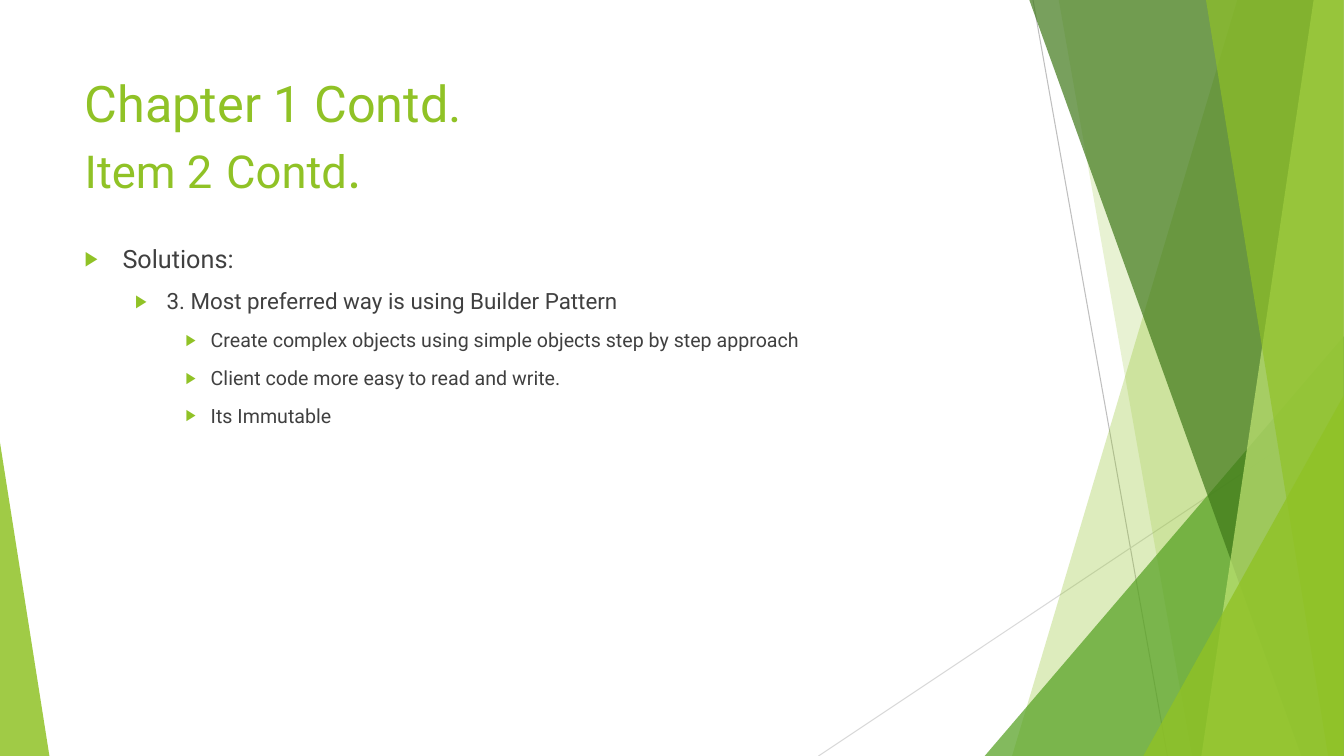
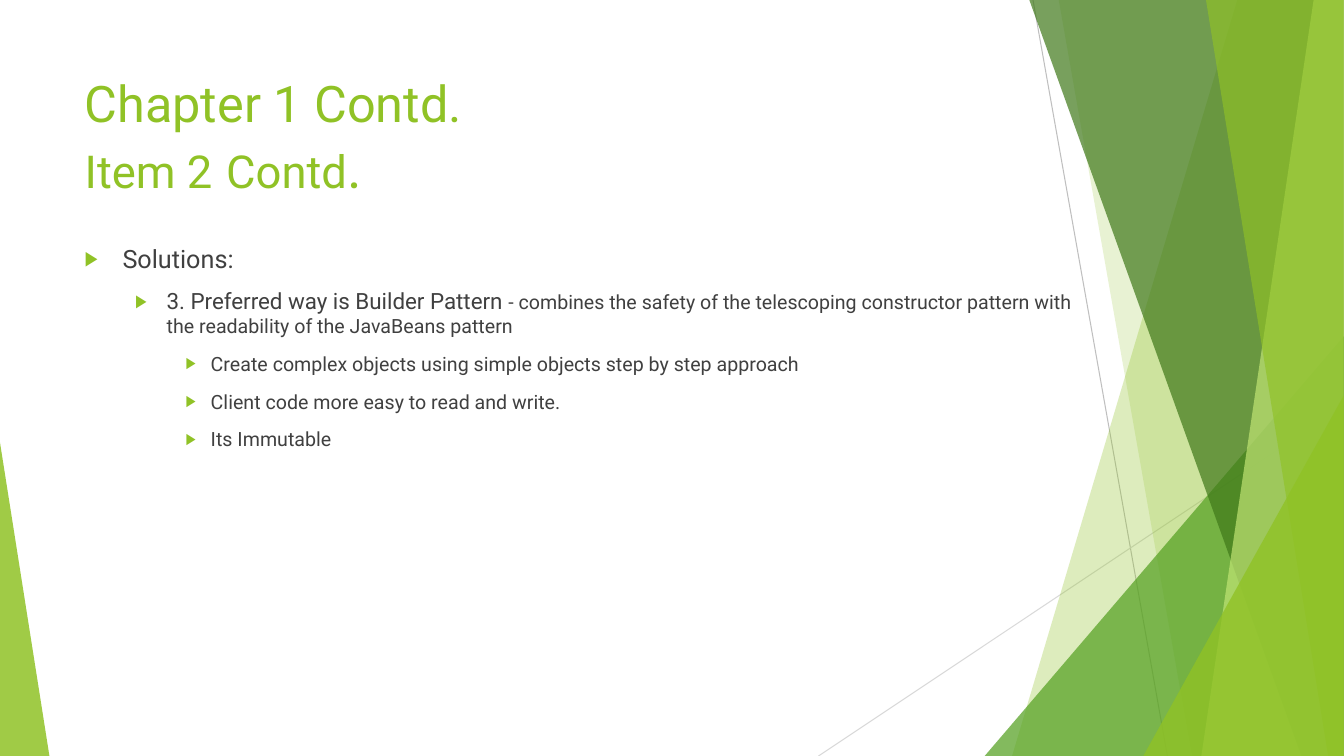
Before and after one commit to chinthanabt/EffectiveJava, a slide deck: slide 6 of EffectiveJava.pptx. Drawn at 1344x756 pixels with LibreOffice and Linux fonts; fonts in the diff are those of the drawing. Boxes give left, top, right and bottom in pixels: in the first picture for what was removed or moved away, otherwise in the second. Text is boxed around its words. In the diff, an @@ line names an element or a change of style, - is before the commit and + after.

```diff
--- a/EffectiveJava.pptx
+++ b/EffectiveJava.pptx
@@ text at (x1=167, y1=292, x2=1071, y2=337): text changed; size 16 to 14 pt @@
-  ▶ 3. Most preferred way is using Builder Pattern
+  ▶ 3. Preferred way is Builder Pattern - combines the safety of the telescoping constructor pattern with the readability of the JavaBeans pattern
```
Also in this commit, not shown: 3 other slides changed, 4 other files.
